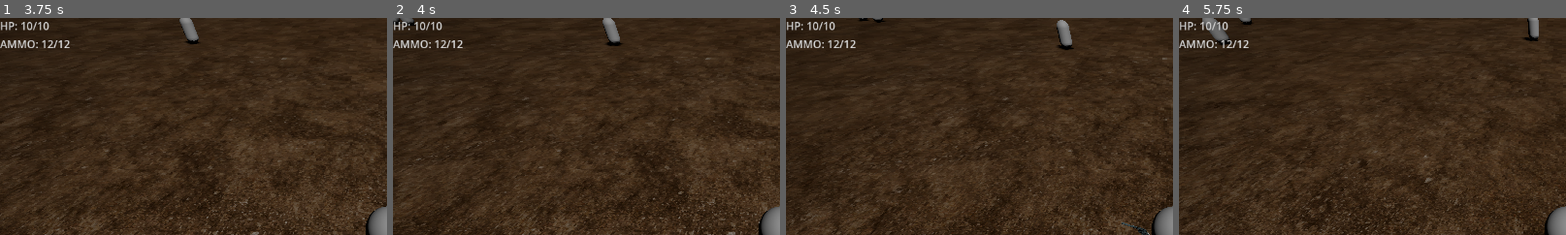
Above: before the commit, frames 1-4 (left to right).
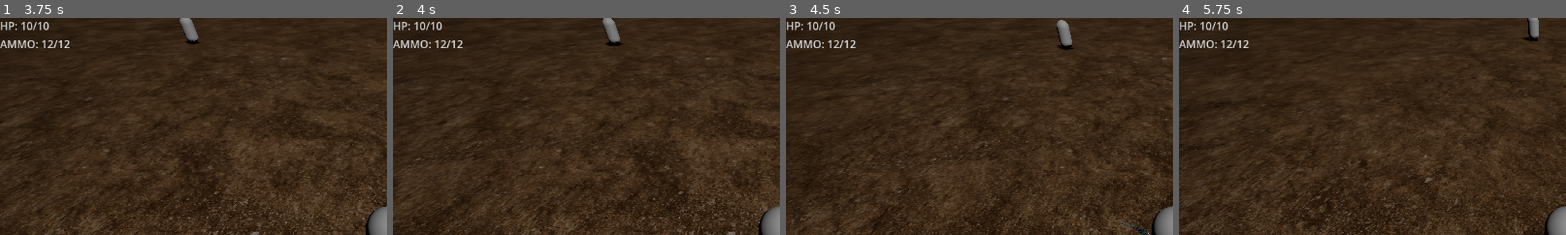
Above: after the commit, the same moments.

Repository: vidaliATWIT/prelude-aleph
Game: Godot game, scene res://main.tscn
Same seed, same stepped clock (60 frames per second), same inputs: the game is played once before the commit and once after it.
Inputs (mouse positions are % of the whole screen's width and height, from its top left):
- Up to frame 1 (3.75 s): tap Enter at 0.5 s; move the mouse to (72, 45) at 0.52 s; hold D (move_right) 0.53-1.28 s; hold Right mouse button (aim) 0.53-1.28 s; move the mouse to (30, 55) at 1.27 s; hold Down (move_down) 1.28-2.03 s; click (30, 55) at 1.35 s; move the mouse to (60, 28) at 2.02 s; hold D (move_right) 2.03-2.78 s; hold Right mouse button (aim) 2.03-2.78 s; move the mouse to (45, 70) at 2.77 s; hold W (move_up) 2.78-3.53 s; click (45, 70) at 2.85 s; move the mouse to (80, 65) at 3.52 s; hold A (move_left) from 3.53 s (still down); hold Right mouse button (aim) from 3.53 s (still down)
- Up to frame 2 (4 s): keep holding A (move_left); keep holding Right mouse button (aim)
- Up to frame 3 (4.5 s): keep holding A (move_left); move the mouse to (20, 35) at 4.27 s; release Right mouse button (aim) at 4.28 s; click (20, 35) at 4.35 s
- Up to frame 4 (5.75 s): move the mouse to (55, 50) at 5.02 s; release A (move_left) at 5.03 s; hold Down (move_down) from 5.03 s (still down); hold Right mouse button (aim) from 5.03 s (still down)
The pictures show only the part of the screen within x 0-50%, y 0-50%; the shares and areas given below are measured in that part.

Frame 1 is identical in both runs. In frame 2, 0.1% of the frame differs, in the area x 0-6%, y 0-4%; in frame 3, less than 0.1%; in frame 4, 0.5%, in the area x 6-19%, y 0-13%.

Commit message:
Mobs now get de-spawned when farther than 50m

Diff:
--- a/scripts/mobs/mob.gd
+++ b/scripts/mobs/mob.gd
@@ -87,11 +87,19 @@
 
 	var result = space_state.intersect_ray(query)
 
+	# Destroy mob if distance is greater than a given value
+	var distance = global_position.distance_to(player.global_position)
+
+	if distance>50.0:
+		print("Too far, disappeared")
+		queue_free()
 	# If raycast hits nothing, or hits the player, we have line of sight
 	if result.is_empty():
 		return true
 	if result.collider == player:
 		return true
+
+
 
 	return false
 
